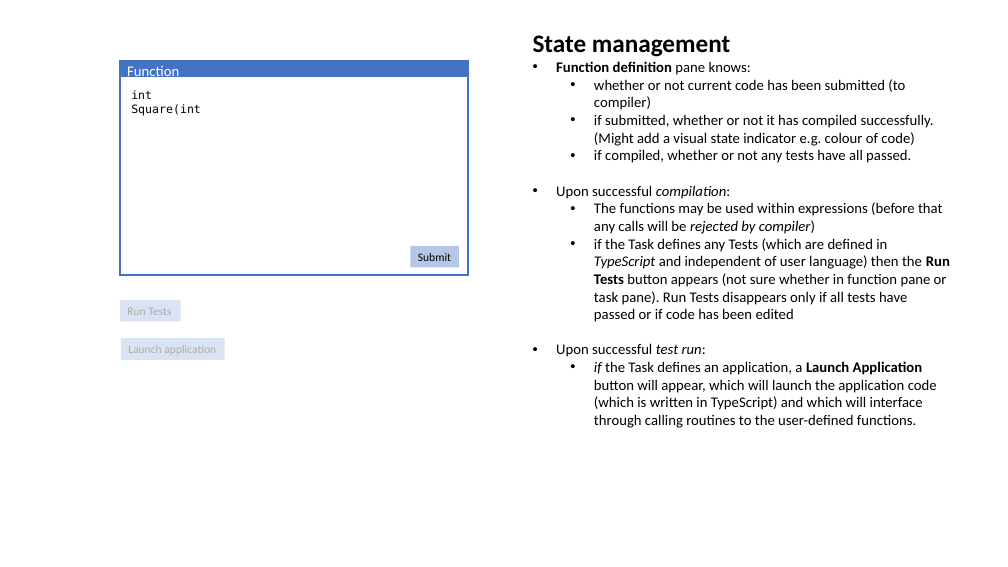
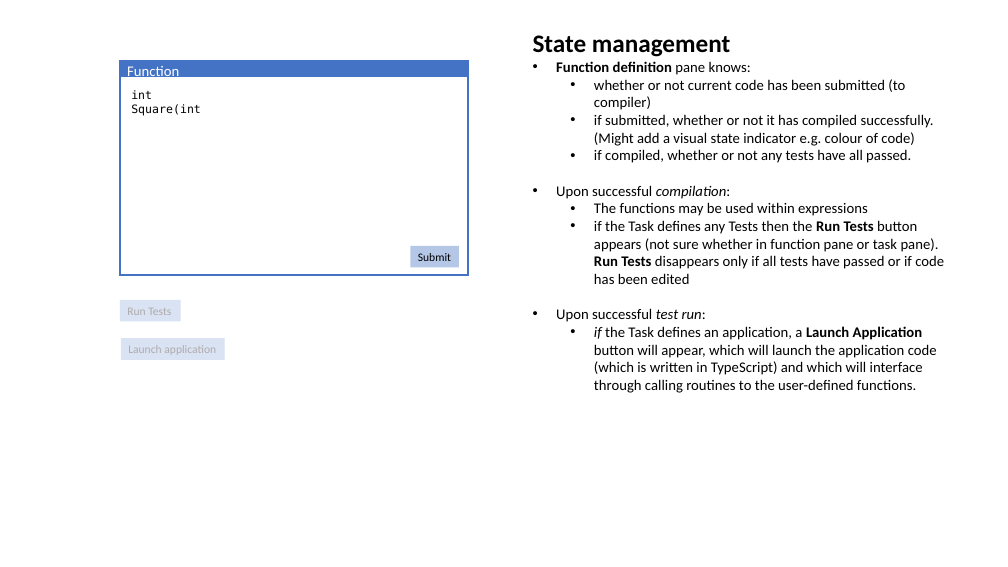
Before and after one commit to MetalUp/Express, a slide deck: slide 9 of ILE Design overview.pptx. Drawn at 1008x567 pixels with LibreOffice and Linux fonts; fonts in the diff are those of the drawing. Boxes give left, top, right and bottom in pixels: in the first picture for what was removed or moved away, otherwise in the second. Text is boxed around its words. In the diff, an @@ line names an element or a change of style, - is before the commit and + after.

```diff
--- a/ILE Design overview.pptx
+++ b/ILE Design overview.pptx
@@ text at bbox=[594, 202, 944, 284]: text changed @@
-  • The functions may be used within expressions (before that any calls will be rejected by compiler)
-  • if the Task defines any Tests (which are defined in TypeScript and independent of user language) then the Run Tests button appears (not sure whether in function pane or task pane). Run Tests disappears only if all tests have passed or if code has been edited
+  • The functions may be used within expressions
+  • if the Task defines any Tests then the Run Tests button appears (not sure whether in function pane or task pane). Run Tests disappears only if all tests have passed or if code has been edited
```
Also in this commit, not shown: 1 other slide changed.
